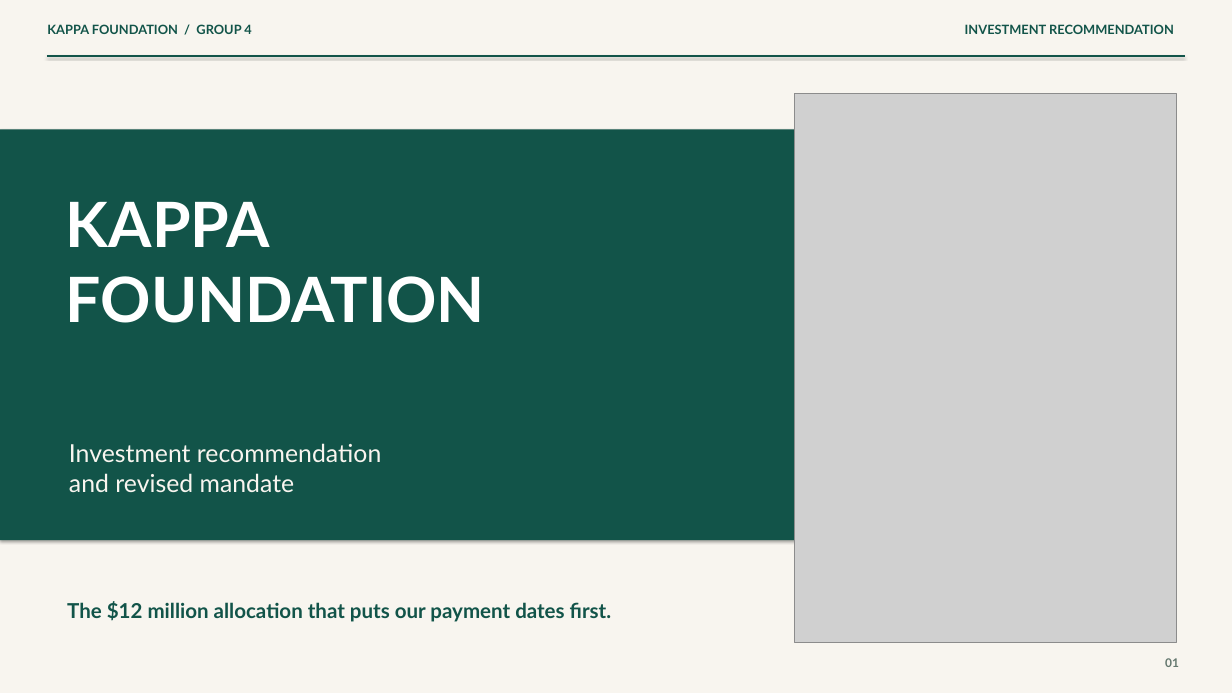
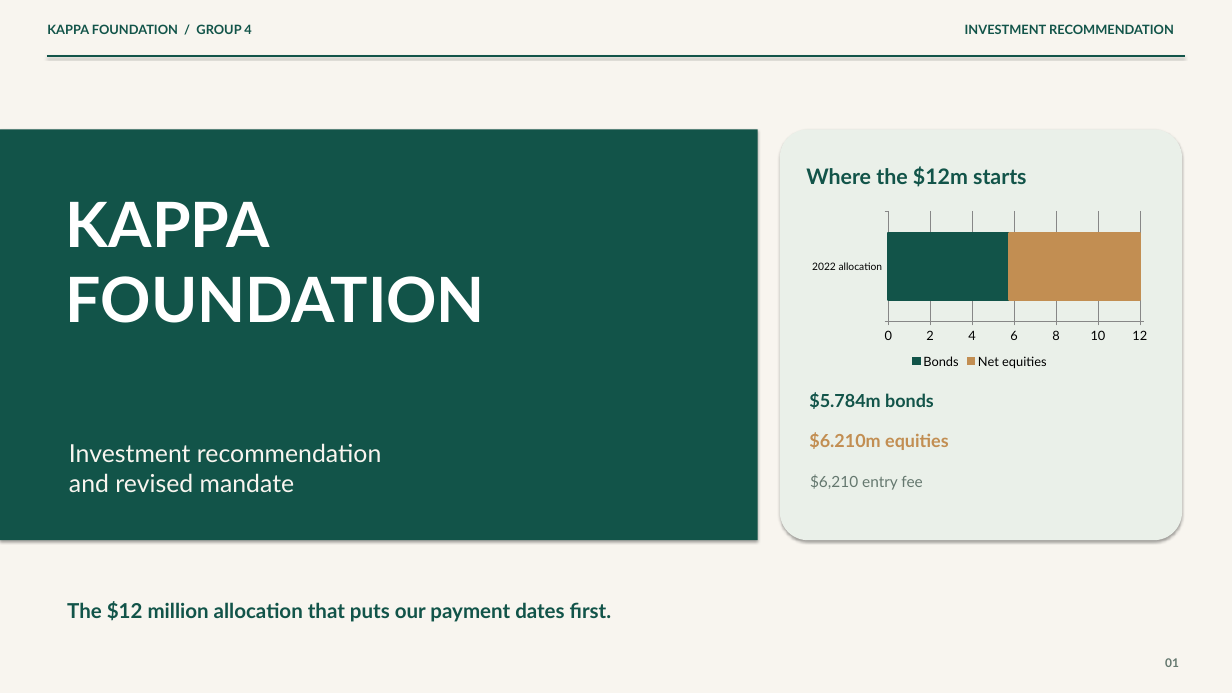
Before and after one commit to lucasnguynn/BFIN-Assignment, a slide deck: slide 1 of Final Submission/Presentation.pptx. Drawn at 1232x693 pixels with LibreOffice and Linux fonts; fonts in the diff are those of the drawing; grey boxes stand for pictures. Boxes give left, top, right and bottom in pixels: in the first picture for what was removed or moved away, otherwise in the second. Text is boxed around its words. In the diff, an @@ line names an element or a change of style, - is before the commit and + after.

```diff
--- a/Final Submission/Presentation.pptx
+++ b/Final Submission/Presentation.pptx
@@ picture removed at box(795, 93, 1176, 642) @@
@@ rectangle: place and size @@
-rectangle at box(0, 129, 834, 540)
+rectangle at box(0, 129, 758, 540)
@@ rounded rectangle added at box(780, 129, 1182, 540), fill #EAF0E9 @@
@@ text added at box(806, 166, 1026, 187), 25 pt, text #125449, bold @@
+Where the $12m starts
@@ bar stacked chart added at box(805, 208, 1154, 371) @@
+categories: 2022 allocation
+Bonds: 5.8
+Net equities: 6.2
@@ text added at box(809, 392, 934, 409), 21 pt, text #125449, bold @@
+$5.784m bonds
@@ text added at box(809, 432, 949, 450), 21 pt, text #C28E52, bold @@
+$6.210m equities
@@ text added at box(810, 474, 922, 490), 18 pt, text #65786F @@
+$6,210 entry fee
```
Also in this commit, not shown: 3 other slides changed, 9 other files.
